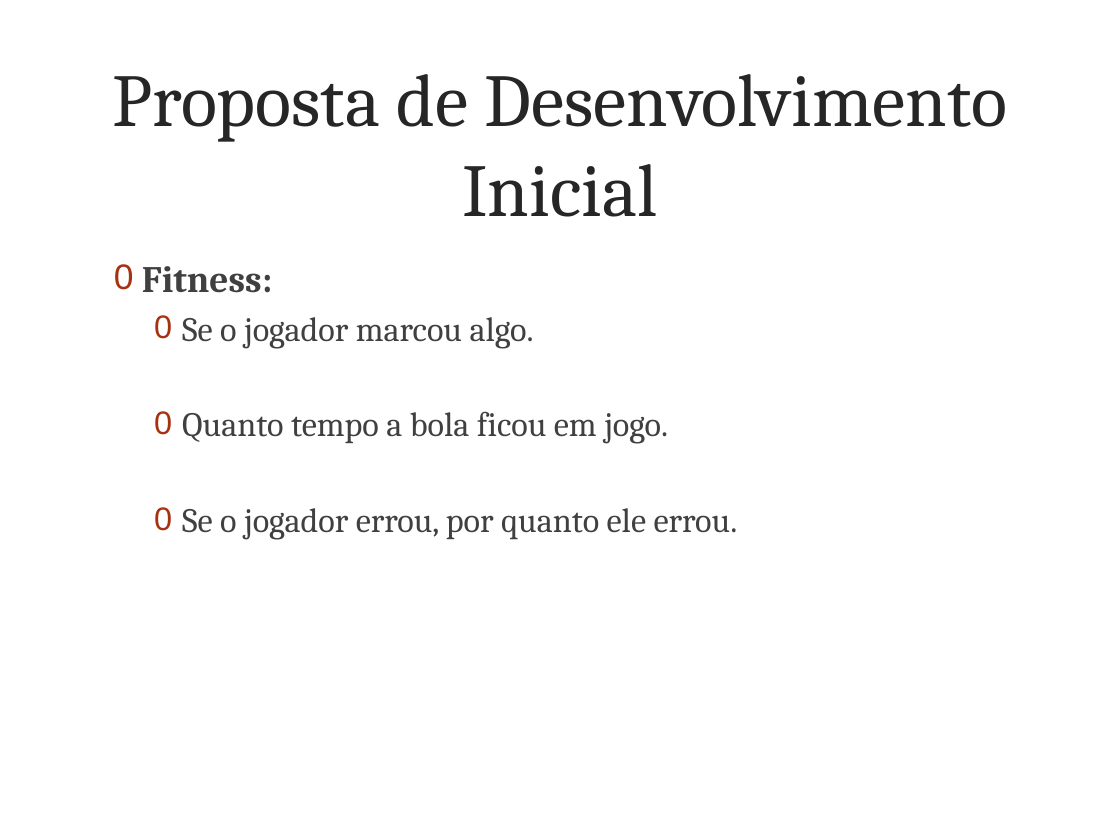
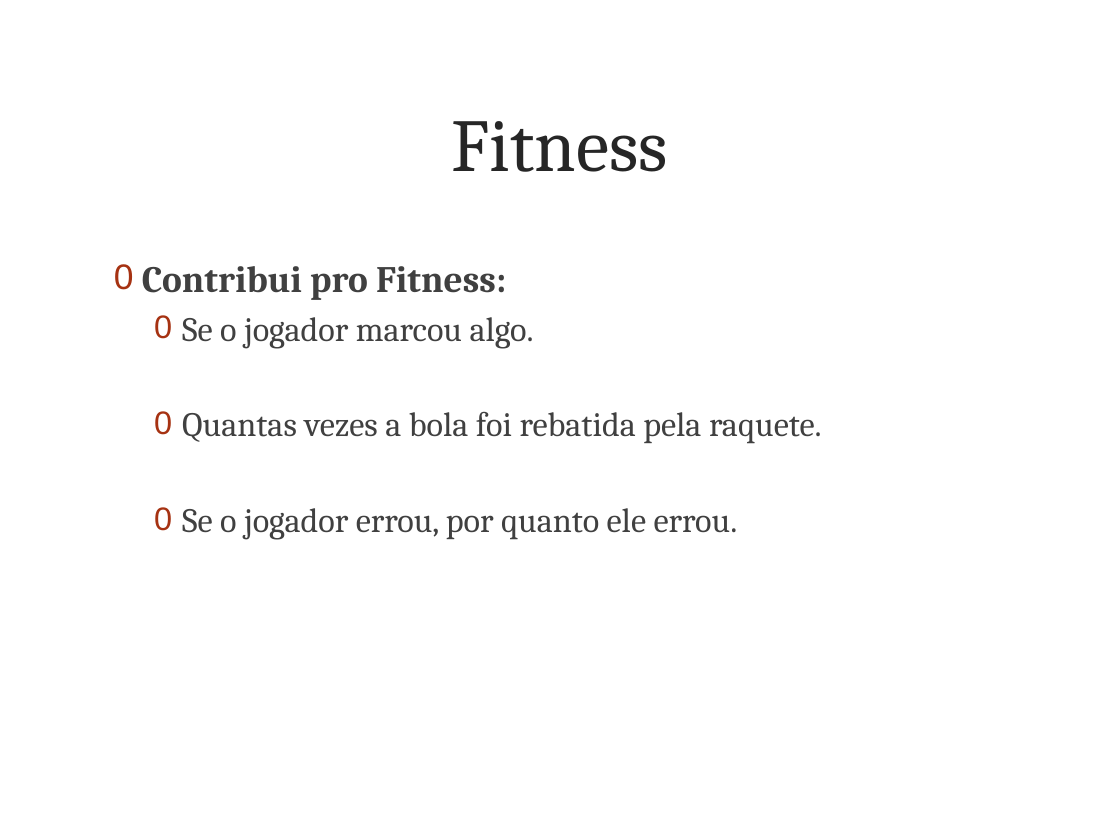
Before and after one commit to giordanna/pong-genetico, a slide deck: slide 9 of Documentação/Programando o Jogo Pong Utilizando Algoritmo Genético.pptx (slide 12 before the commit). Drawn at 1120x840 pixels with LibreOffice and Linux fonts; fonts in the diff are those of the drawing; background and template pictures are left out. Boxes give left, top, right and bottom in pixels: in the first picture for what was removed or moved away, otherwise in the second. Text is boxed around its words. In the diff, an @@ line names an element or a change of style, - is before the commit and + after.

```diff
--- a/Documentação/Programando o Jogo Pong Utilizando Algoritmo Genético.pptx
+++ b/Documentação/Programando o Jogo Pong Utilizando Algoritmo Genético.pptx
@@ title at (x1=452, y1=121, x2=668, y2=172): text changed @@
-Proposta de Desenvolvimento Inicial
+Fitness
@@ text at (x1=142, y1=266, x2=506, y2=300): text changed @@
-0 Fitness:
+0 Contribui pro Fitness:
@@ text at (x1=182, y1=411, x2=822, y2=444): text changed @@
-  0 Quanto tempo a bola ficou em jogo.
+  0 Quantas vezes a bola foi rebatida pela raquete.
```
Also in this commit, not shown: 3 other slides changed, 20 slides added, 8 slides removed, 28 other files.
